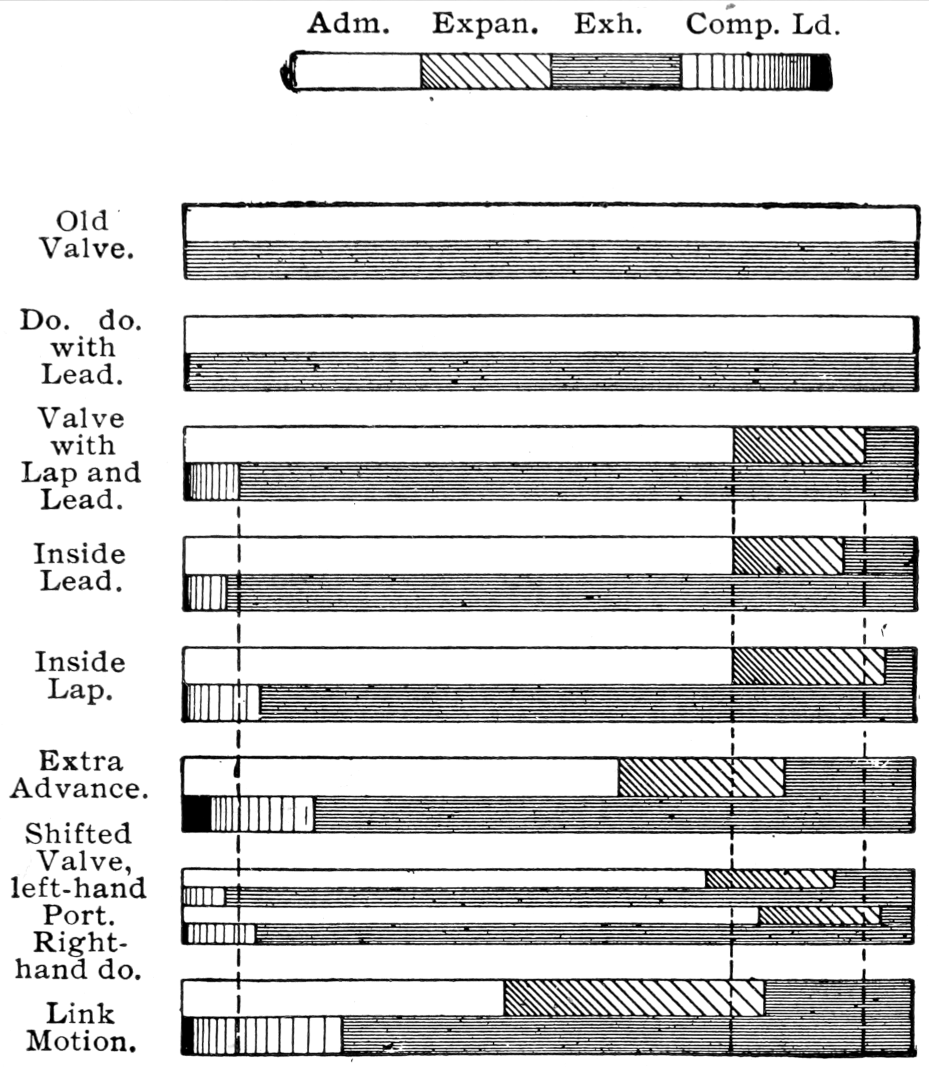
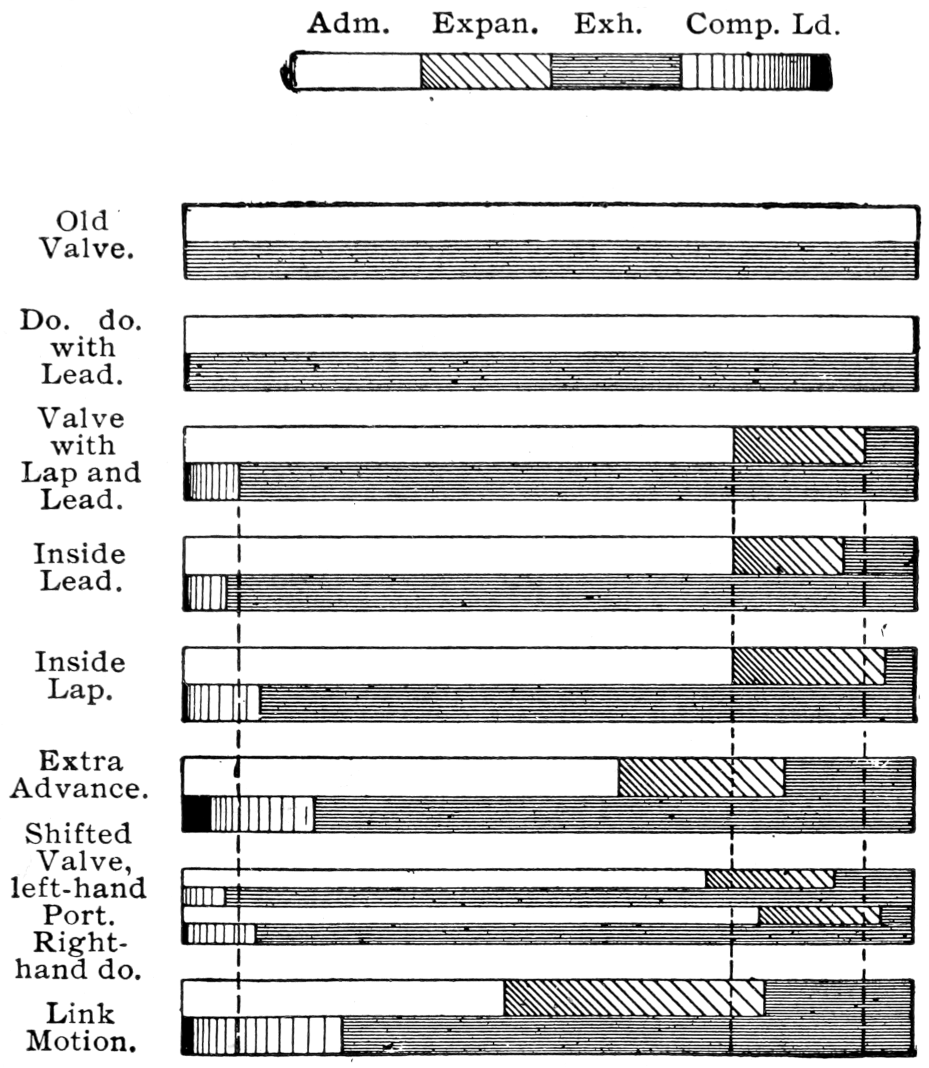
The second 929 x 1068 image is a revision of the first. Changes to its layers:
painted on "i_p71.jpg" over [0, 0, 929, 11]
